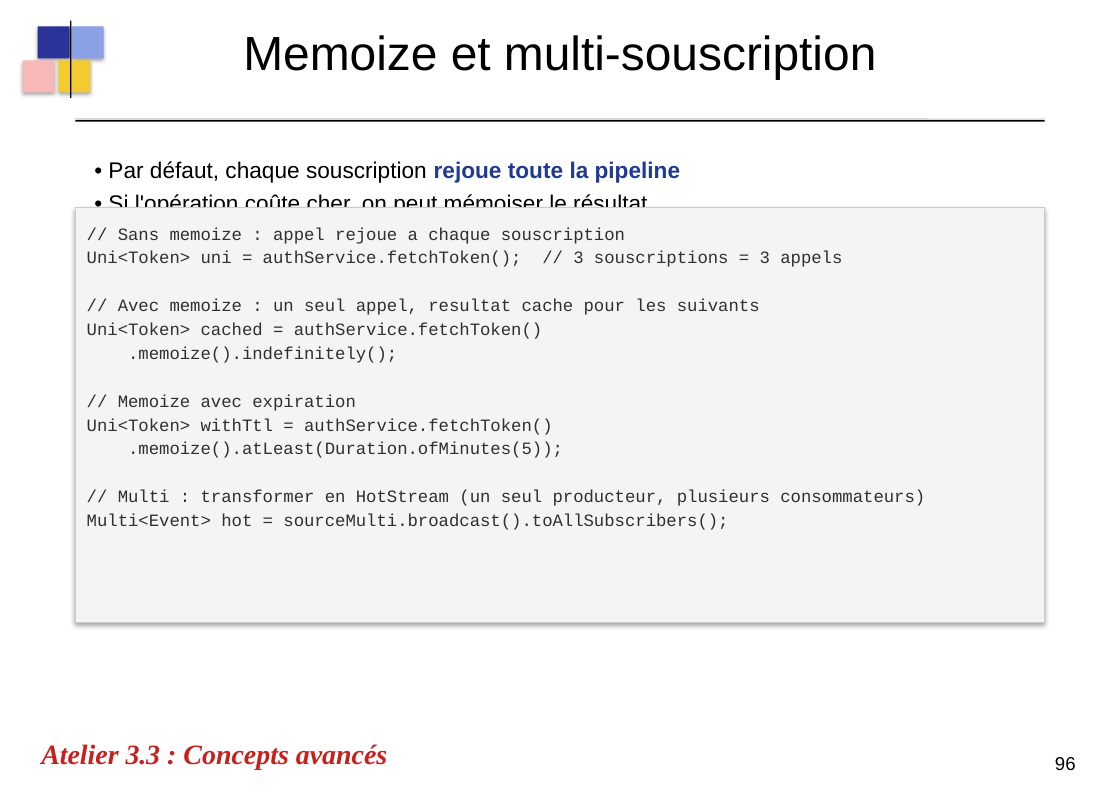
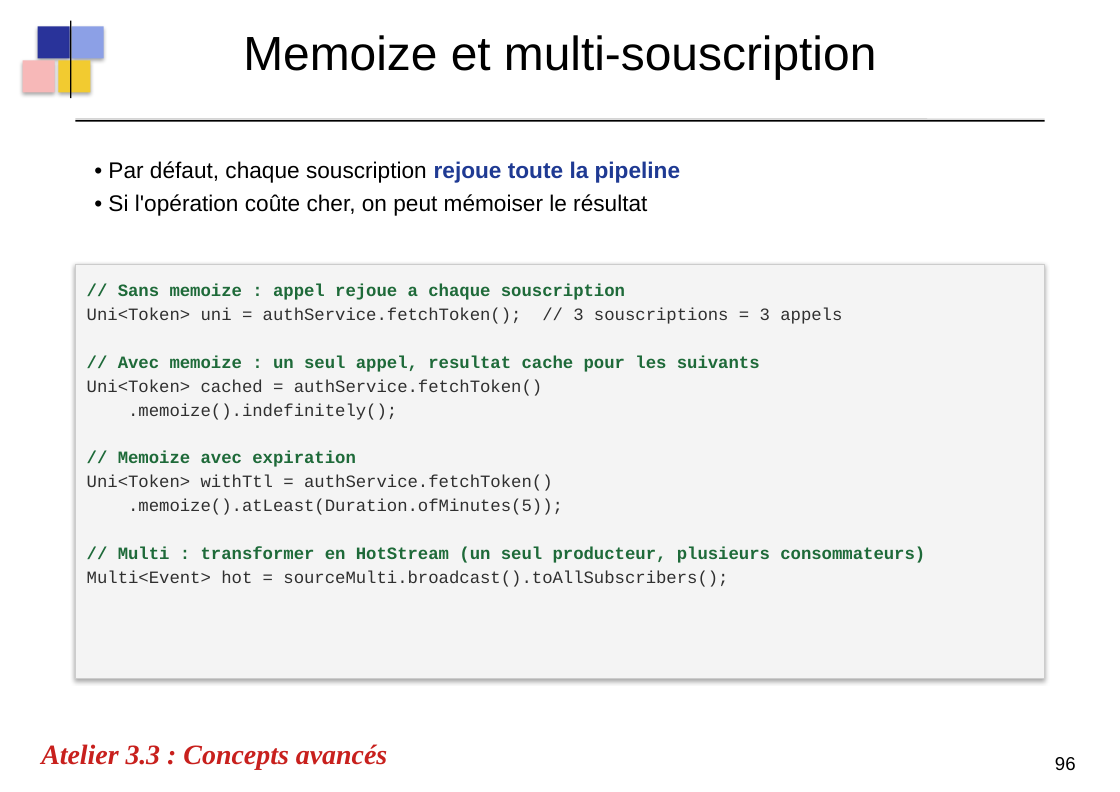
Before and after one commit to dthibau/quarkus-reactive, a slide deck: slide 119 of QuarkusReatcive.odp (slide 118 before the commit). Drawn at 1120x792 pixels with LibreOffice and Linux fonts; fonts in the diff are those of the drawing. Boxes give left, top, right and bottom in pixels: in the first picture for what was removed or moved away, otherwise in the second. Text is boxed around its words. In the diff, an @@ line names an element or a change of style, - is before the commit and + after.

```diff
--- a/QuarkusReatcive.odp
+++ b/QuarkusReatcive.odp
@@ rectangle: place and size @@
-rectangle at <box>76,208,1045,623</box>
+rectangle at <box>76,264,1045,679</box>
@@ text "// Sans memoize : appel ...": place and size @@
-text "// Sans memoize : appel ..." at <box>87,228,925,530</box>
+text "// Sans memoize : appel ..." at <box>87,284,925,587</box>
@@ text at <box>118,284,925,563</box>: text colour #303030 to #1E6A39, bold on in "// Sans memoize : appel rejoue a ...", "// Avec memoize : un seul appel, ...", "// Memoize avec expiration", "// Multi : transformer en HotStream (un ..." @@
```
Also in this commit, not shown: 27 other slides changed, 2 slides added, 7 other files.
